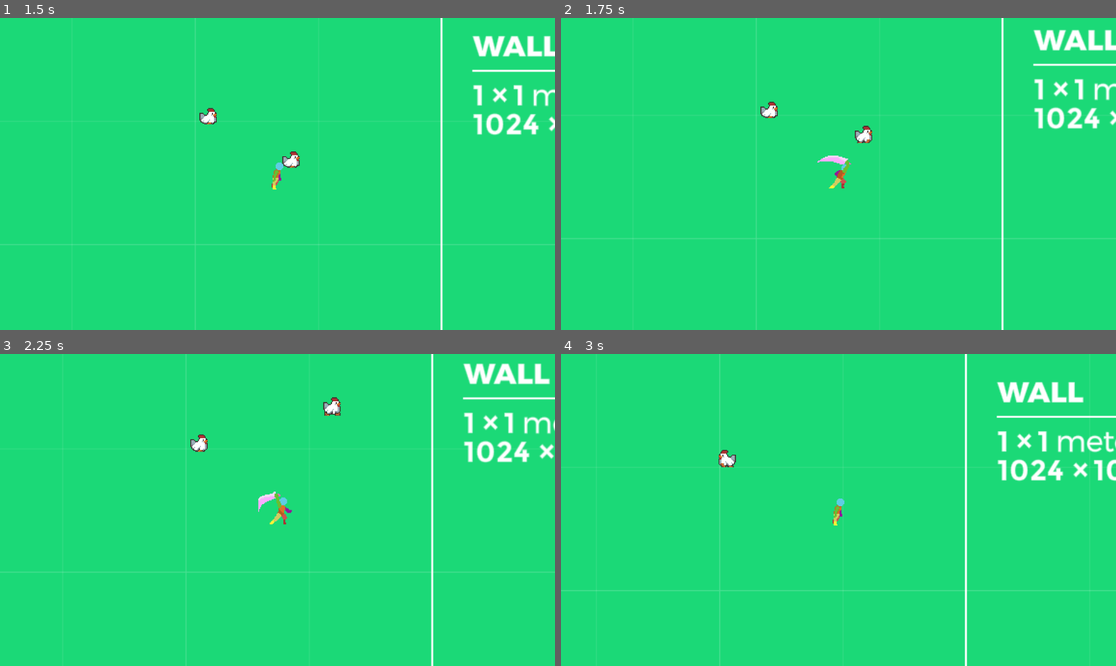
Above: before the commit, frames 1-4 (two rows, left to right).
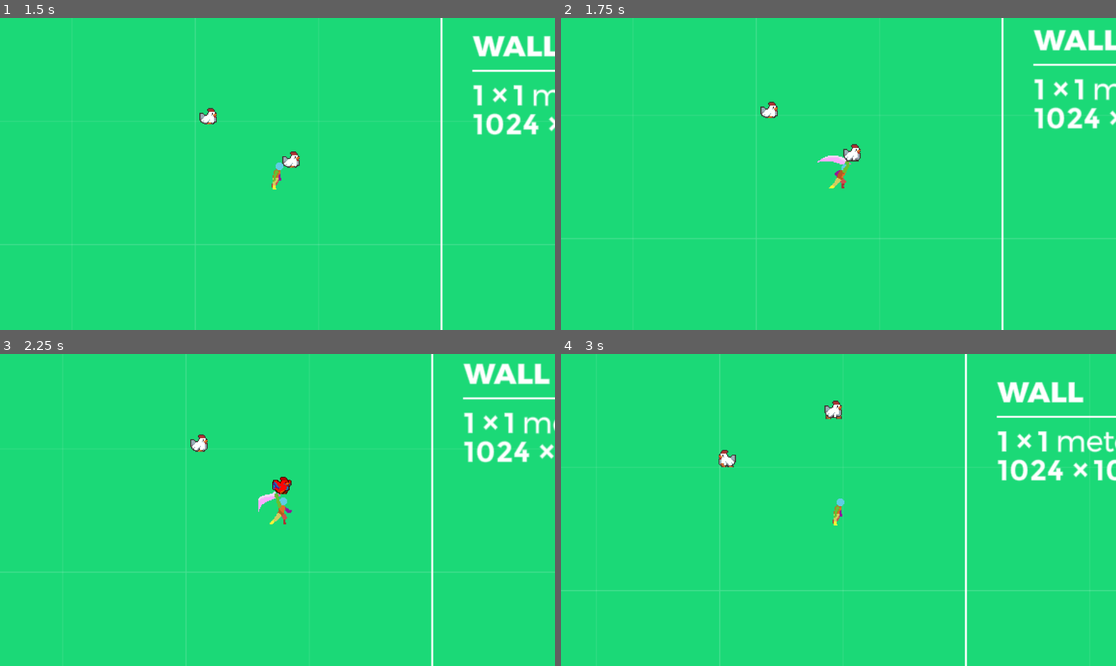
Above: after the commit, the same moments.

Repository: Buzimu/Fantastic-State-Machine-Godot-FSM
Game: Godot game, scene res://Scenes/World.tscn
The game is run twice, just before and just after one commit, with the same random seed, the same clock (stepped at 60 frames per second) and the same inputs.
Inputs (mouse positions are in pixels of both pictures, inside the frame that each line leads up to):
- Up to frame 1 (1.5 s): move the mouse to (399, 158) at 0.52 s; hold D (MoveRight) 0.53-1.28 s; hold Shift (Sprint) 0.53-1.28 s; click (399, 158) at 0.6 s; move the mouse to (166, 189) at 1.27 s; hold S (MoveDown) from 1.28 s (still down); tap Shift (Sprint) at 1.35 s
- Up to frame 2 (1.75 s): keep holding S (MoveDown); click (727, 189) at 1.55 s
- Up to frame 3 (2.25 s): move the mouse to (333, 441) at 2.02 s; release S (MoveDown) at 2.03 s; hold D (MoveRight) from 2.03 s (still down); hold Shift (Sprint) from 2.03 s (still down); click (333, 441) at 2.1 s
- Up to frame 4 (3 s): move the mouse to (810, 572) at 2.77 s; release D (MoveRight) at 2.78 s; release Shift (Sprint) at 2.78 s; hold W (MoveUp) from 2.78 s (still down); tap Shift (Sprint) at 2.85 s

Frame 1 is identical in both runs. In frame 2, 0.3% of the frame differs, in the area x 50-57%, y 34-47%; in frame 3, 0.3%, in the area x 49-62%, y 13-45%; in frame 4, 0.2%.

Commit message:
Health and Death handeling
NPC now has health, has a state to respond to damage, and can transition to death.

Diff:
--- a/Scenes/Chicken.tscn
+++ b/Scenes/Chicken.tscn
@@ -1,13 +1,59 @@
-[gd_scene load_steps=20 format=3 uid="uid://bddrbundumvf2"]
+[gd_scene load_steps=36 format=3 uid="uid://bddrbundumvf2"]
 
 [ext_resource type="Texture2D" uid="uid://bo24wislb06rh" path="res://Assets/ChickenIdle-Sheet.png" id="1_hkl7h"]
+[ext_resource type="Script" path="res://Scripts/NPCStats.gd" id="2_f2tsq"]
 [ext_resource type="Texture2D" uid="uid://cx1wg53otpcj8" path="res://Assets/ChickenWalking.png" id="2_rijub"]
 [ext_resource type="Script" path="res://Scripts/chicken.gd" id="3_orxnb"]
+[ext_resource type="Script" path="res://Scripts/NPCVitality.gd" id="3_phlus"]
+[ext_resource type="Texture2D" uid="uid://b33ak4rc8onsa" path="res://Assets/ChickenDamage-Sheet.png" id="4_mcbwh"]
 [ext_resource type="Script" path="res://Scripts/FiniteStateMachine.gd" id="4_nsr0b"]
 [ext_resource type="Script" path="res://Scripts/NPCIdle.gd" id="5_1jmli"]
+[ext_resource type="Texture2D" uid="uid://cegdjvuynvmoy" path="res://Assets/ChickenDie-Sheet.png" id="5_c52c5"]
 [ext_resource type="Script" path="res://Scripts/NPCWander.gd" id="6_fj7ch"]
 [ext_resource type="Script" path="res://Scripts/Hitbox.gd" id="7_aixd1"]
 [ext_resource type="Script" path="res://Scripts/NPCFlee.gd" id="7_udup7"]
+[ext_resource type="Script" path="res://Scripts/NPCDeath.gd" id="10_ehtsm"]
+[ext_resource type="Script" path="res://Scripts/NPCDamaged.gd" id="13_c0hol"]
+
+[sub_resource type="AtlasTexture" id="AtlasTexture_rapbp"]
+atlas = ExtResource("4_mcbwh")
+region = Rect2(0, 0, 20, 21)
+
+[sub_resource type="AtlasTexture" id="AtlasTexture_mommh"]
+atlas = ExtResource("4_mcbwh")
+region = Rect2(20, 0, 20, 21)
+
+[sub_resource type="AtlasTexture" id="AtlasTexture_x8u2y"]
+atlas = ExtResource("4_mcbwh")
+region = Rect2(40, 0, 20, 21)
+
+[sub_resource type="AtlasTexture" id="AtlasTexture_3bvsp"]
+atlas = ExtResource("4_mcbwh")
+region = Rect2(60, 0, 20, 21)
+
+[sub_resource type="AtlasTexture" id="AtlasTexture_6hpqd"]
+atlas = ExtResource("4_mcbwh")
+region = Rect2(80, 0, 20, 21)
+
+[sub_resource type="AtlasTexture" id="AtlasTexture_upfa2"]
+atlas = ExtResource("4_mcbwh")
+region = Rect2(100, 0, 20, 21)
+
+[sub_resource type="AtlasTexture" id="AtlasTexture_7qbpm"]
+atlas = ExtResource("5_c52c5")
+region = Rect2(0, 0, 20, 21)
+
+[sub_resource type="AtlasTexture" id="AtlasTexture_tnyvv"]
+atlas = ExtResource("5_c52c5")
+region = Rect2(20, 0, 20, 21)
+
+[sub_resource type="AtlasTexture" id="AtlasTexture_ohone"]
+atlas = ExtResource("5_c52c5")
+region = Rect2(40, 0, 20, 21)
+
+[sub_resource type="AtlasTexture" id="AtlasTexture_7t3cm"]
+atlas = ExtResource("5_c52c5")
+region = Rect2(60, 0, 20, 21)
 
 [sub_resource type="AtlasTexture" id="AtlasTexture_jl2jw"]
 atlas = ExtResource("1_hkl7h")
@@ -47,6 +93,46 @@
 
 [sub_resource type="SpriteFrames" id="SpriteFrames_2ek1i"]
 animations = [{
+"frames": [{
+"duration": 1.0,
+"texture": SubResource("AtlasTexture_rapbp")
+}, {
+"duration": 1.0,
+"texture": SubResource("AtlasTexture_mommh")
+}, {
+"duration": 1.0,
+"texture": SubResource("AtlasTexture_x8u2y")
+}, {
+"duration": 1.0,
+"texture": SubResource("AtlasTexture_3bvsp")
+}, {
+"duration": 1.0,
+"texture": SubResource("AtlasTexture_6hpqd")
+}, {
+"duration": 1.0,
+"texture": SubResource("AtlasTexture_upfa2")
+}],
+"loop": false,
+"name": &"Damage",
+"speed": 8.0
+}, {
+"frames": [{
+"duration": 1.0,
+"texture": SubResource("AtlasTexture_7qbpm")
+}, {
+"duration": 1.0,
+"texture": SubResource("AtlasTexture_tnyvv")
+}, {
+"duration": 1.0,
+"texture": SubResource("AtlasTexture_ohone")
+}, {
+"duration": 1.0,
+"texture": SubResource("AtlasTexture_7t3cm")
+}],
+"loop": false,
+"name": &"Death",
+"speed": 2.0
+}, {
 "frames": [{
 "duration": 1.0,
 "texture": SubResource("AtlasTexture_jl2jw")
@@ -93,6 +179,12 @@
 collision_mask = 0
 script = ExtResource("3_orxnb")
 
+[node name="Stats" type="Node" parent="."]
+script = ExtResource("2_f2tsq")
+
+[node name="Vitality" type="Node" parent="Stats"]
+script = ExtResource("3_phlus")
+
 [node name="AnimatedSprite2D" type="AnimatedSprite2D" parent="."]
 texture_filter = 1
 sprite_frames = SubResource("SpriteFrames_2ek1i")
@@ -114,6 +206,14 @@
 script = ExtResource("7_udup7")
 sprite = NodePath("../../AnimatedSprite2D")
 
+[node name="Death" type="Node" parent="FSM" node_paths=PackedStringArray("sprite")]
+script = ExtResource("10_ehtsm")
+sprite = NodePath("../../AnimatedSprite2D")
+
+[node name="Damaged" type="Node" parent="FSM" node_paths=PackedStringArray("sprite")]
+script = ExtResource("13_c0hol")
+sprite = NodePath("../../AnimatedSprite2D")
+
 [node name="Interactions" type="Area2D" parent="."]
 
 [node name="NPCHitbox" type="Area2D" parent="Interactions"]
--- a/Scripts/Hitbox.gd
+++ b/Scripts/Hitbox.gd
@@ -1,11 +1,12 @@
 extends Area2D
+
+@export var damage := 1  # Default unarmed damage
 
 func _ready():
 	add_to_group("hitboxes")
 	SignalManager.hit_occurred.connect(_on_hit_occurred)
 
-
-func _on_hit_occurred(hitbox, hurtbox):
+func _on_hit_occurred(hitbox, hurtbox, damage):
 	if hitbox == self:
 		print("Hitbox received a hit!")
-		owner._on_hit(hurtbox)
+		owner._on_hit(hurtbox, damage)
--- a/Scripts/Hurtbox.gd
+++ b/Scripts/Hurtbox.gd
@@ -9,4 +9,4 @@
 func _on_area_entered(area):
 	if area.is_in_group("hitboxes"):
 		print("Hurtbox sent a hit!")
-		SignalManager.hit_occurred.emit(area, self)
+		SignalManager.hit_occurred.emit(area, self, area.damage)
--- /dev/null
+++ b/Scripts/NPCDamaged.gd
@@ -0,0 +1,48 @@
+extends State
+class_name NPCDamaged
+
+@export var sprite : AnimatedSprite2D
+@export var invincibility_duration := 5.0
+
+var invincibility_timer : Timer
+
+func _ready():
+	invincibility_timer = Timer.new()
+	invincibility_timer.one_shot = true
+	invincibility_timer.timeout.connect(_on_invincibility_timeout)
+	add_child(invincibility_timer)
+
+func Enter():
+	print("Entering damaged state, enabling invincibility")
+	# Get reference to stats and turn on invincibility
+	var stats = owner.get_node("Stats") as NPCStats
+	stats.invicibility = true
+
+	# Play damage animation once
+	sprite.play("Damage")
+	sprite.animation_finished.connect(_on_animation_finished)
+
+	# Start invincibility timer
+	invincibility_timer.start(invincibility_duration)
+
+	# Stop any current movement
+	owner.velocity = Vector2.ZERO
+
+func Exit():
+	if sprite.animation_finished.is_connected(_on_animation_finished):
+		sprite.animation_finished.disconnect(_on_animation_finished)
+	# We don't want to stop the invincibility timer on exit
+	# Removed: invincibility_timer.stop()
+
+func _on_animation_finished():
+	print("Damage animation finished!")
+	Transition("Flee")
+
+func _on_invincibility_timeout():
+	print("Invincibility wore off!")
+	var stats = owner.get_node("Stats") as NPCStats
+	stats.invicibility = false
+
+func Transition(newstate):
+	print("Transitioning to: ", newstate)
+	state_transition.emit(self, newstate)
--- /dev/null
+++ b/Scripts/NPCDeath.gd
@@ -0,0 +1,38 @@
+extends State
+class_name NPCDeath
+
+@export var sprite : AnimatedSprite2D
+@export var death_duration := 5.0
+
+var death_timer : Timer
+
+func _ready():
+	death_timer = Timer.new()
+	death_timer.one_shot = true
+	death_timer.timeout.connect(_on_death_timer_timeout)
+	add_child(death_timer)
+
+func Enter():
+	print("Uh Oh! ", owner , " died!")
+	# Get reference to stats and turn on invincibility
+	var stats = owner.get_node("Stats") as NPCStats
+	stats.invicibility = true
+
+	# Turn off hitbox
+	var hitbox = owner.get_node("Interactions/NPCHitbox")
+	if hitbox:
+		hitbox.set_deferred("monitoring", false)
+		hitbox.set_deferred("monitorable", false)
+
+	# Play death animation
+	if sprite:
+		sprite.play("Death")
+
+	# Start death timer
+	death_timer.start(death_duration)
+
+func Exit():
+	death_timer.stop()
+
+func _on_death_timer_timeout():
+	owner._die()
--- a/Scripts/NPCFlee.gd
+++ b/Scripts/NPCFlee.gd
@@ -2,15 +2,16 @@
 class_name NPCFlee
 
 @export var sprite : AnimatedSprite2D
-@export var npc : CharacterBody2D
 @export var flee_speed : float = 150.0
 @export var flee_duration : float = 3.0
 
 var flee_direction : Vector2
 var flee_timer : float = 0.0
+var last_attacker : Node
 
 func _ready():
 	if owner and owner.has_signal("npc_hit"):
+		# Connect to signal with both parameters
 		owner.npc_hit.connect(_on_npc_hit)
 
 func Enter():
@@ -19,6 +20,19 @@
 	sprite.speed_scale = 2.0
 	flee_timer = flee_duration
 
+	# Calculate flee direction on enter
+	if last_attacker:
+		# Get the actual positions
+		var source_pos = last_attacker.global_position
+		var current_pos = owner.global_position
+
+		# Calculate direction away from damage source
+		flee_direction = (current_pos - source_pos).normalized()
+		print("Fleeing from: ", source_pos, " to: ", current_pos, " in direction: ", flee_direction)
+	else:
+		# Random direction if no damage source
+		flee_direction = Vector2(randf_range(-1, 1), randf_range(-1, 1)).normalized()
+		print("Fleeing in random direction: ", flee_direction)
 
 func Exit():
 	sprite.speed_scale = 1.0
@@ -38,18 +52,10 @@
 		flee_timer -= delta
 	else:
 		owner.velocity = Vector2.ZERO
-		state_transition.emit(self, "Idle")
+		Transition("Idle")
 
-func _on_npc_hit(damage_source):
-	if damage_source:
-		# Get the actual positions
-		var source_pos = damage_source.global_position
-		var current_pos = owner.global_position
+func _on_npc_hit(attacker: Node, damage: int):
+	last_attacker = attacker
 
-		# Calculate direction away from damage source
-		flee_direction = (current_pos - source_pos).normalized()
-	else:
-		# Random direction if no damage source
-		flee_direction = Vector2(randf_range(-1, 1), randf_range(-1, 1)).normalized()
-
-	flee_timer = flee_duration
+func Transition(new_state: String):
+	state_transition.emit(self, new_state)
--- /dev/null
+++ b/Scripts/NPCStats.gd
@@ -0,0 +1,7 @@
+extends Node
+class_name NPCStats
+
+@export var maxhealth := 5 #The maximum health for this creature
+@export var health := 5 #The base starting health for this creature
+@export var invicibility := false #We will track if the mob is allowed to be hit
+@export var afflicted := false #We will track if the mob is afflicted with any status affect
--- /dev/null
+++ b/Scripts/NPCVitality.gd
@@ -0,0 +1,28 @@
+extends Node
+class_name NPCVitality
+
+@onready var stats = get_parent() as NPCStats
+@onready var fsm = get_parent().get_parent().get_node("FSM") as FiniteStateMachine
+
+func _ready():
+	# Remove this connection as we're handling damage through _on_hit
+	# if owner.has_signal("npc_hit"):
+	#     owner.npc_hit.connect(_process_damage)
+	pass
+
+func _process_damage(attacker: Node, damage: int) -> void:
+	# Get fresh reference to stats since we're checking a variable
+	var current_stats = get_parent() as NPCStats
+
+	# Check if we can take damage
+	if current_stats.invicibility:
+		print("Damage blocked by invincibility!")
+		return
+
+	# Process the damage
+	current_stats.health -= damage
+	print("Health remaining: ", current_stats.health)
+
+	# Check for death
+	if current_stats.health <= 0:
+		fsm.force_change_state("Death")
--- a/Scripts/Signal_Manager.gd
+++ b/Scripts/Signal_Manager.gd
@@ -1,3 +1,3 @@
 extends Node
 
-signal hit_occurred(hitbox, hurtbox)
+signal hit_occurred(hitbox, hurtbox, damage)
--- a/Scripts/chicken.gd
+++ b/Scripts/chicken.gd
@@ -3,19 +3,26 @@
 
 @onready var fsm = $FSM as FiniteStateMachine
 
-signal npc_hit(attacker)
-
-#All of our logic is either in the CharacterBase class
-#or spread out over our states in the finite-state-manager, this class is almost empty
+signal npc_hit(attacker: Node, damage: int)
 
 func _ready():
 	pass
 
 func _die():
-	#super() #calls _die() on base-class CharacterBase
 	queue_free()
 
-func _on_hit(attackerhurtbox: Area2D):
-	print("Owie!")
-	npc_hit.emit(attackerhurtbox.owner)
-	fsm.force_change_state("Flee")
+func _on_hit(attackerhurtbox: Area2D, damage: int):
+	print("Owie! ", damage, " Damage!")
+	npc_hit.emit(attackerhurtbox.owner, damage)
+
+	# Check invincibility before proceeding
+	if $Stats.invicibility:
+		print("Hit ignored due to invincibility!")
+		return
+
+	# Let Vitality handle the damage
+	$Stats/Vitality._process_damage(attackerhurtbox, damage)
+
+	# If we're still alive, go to damaged state
+	if $Stats.health > 0:
+		fsm.force_change_state("Damaged")
--- /dev/null
+++ b/Scripts/status_effects.gd
@@ -0,0 +1,29 @@
+# status_effects.gd - A singleton/autoload containing effect definitions
+extends Node
+
+const EFFECTS = {
+	"poison": {
+		"duration": 5.0,
+		"tick_interval": 1.0,
+		"damage_per_tick": 1,
+		"movement_modifier": 0.8,
+		"visual_tint": Color(1.0, 0.8, 1.0)
+	},
+	"stun": {
+		"duration": 2.0,
+		"movement_modifier": 0.05,
+		"visual_tint": Color(1.0, 1.0, 0.8)
+	}
+}
+
+# Applied effects contain instance-specific data
+class ActiveEffect:
+	var type: String
+	var remaining_duration: float
+	var last_tick: float = 0.0
+	var source: Node  # Who applied the effect
+
+	func _init(effect_type: String, source_node: Node):
+		type = effect_type
+		source = source_node
+		remaining_duration = EFFECTS[type]["duration"]
--- a/project.godot
+++ b/project.godot
@@ -18,6 +18,7 @@
 [autoload]
 
 SignalManager="*res://Scripts/Signal_Manager.gd"
+StatusEffects="*res://Scripts/status_effects.gd"
 
 [input]
 
Binary file added: Assets/ChickenDamage-Sheet.png
Not shown, added: Assets/ChickenDamage-Sheet.png.import
Binary file added: Assets/ChickenDamage.gif
Binary file added: Assets/ChickenDie-Sheet.png
Not shown, added: Assets/ChickenDie-Sheet.png.import
Binary file added: Assets/ChickenDie.gif
Not shown, changed: README.md
